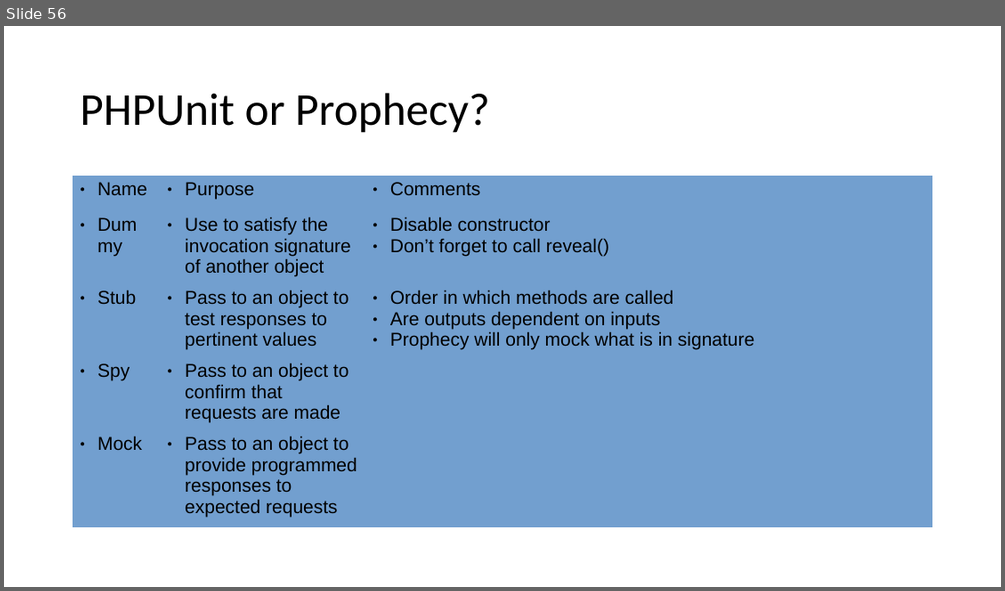
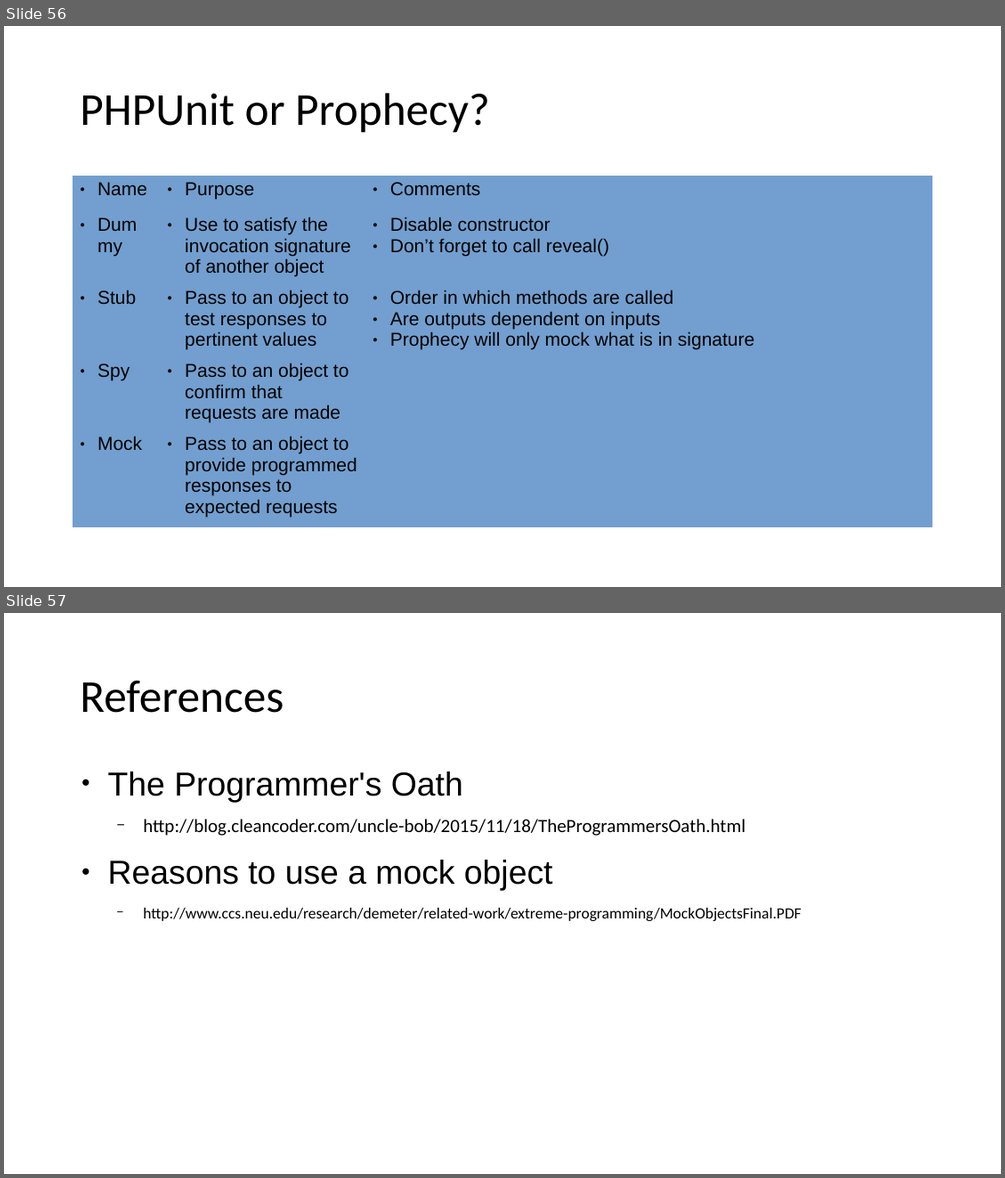
Before and after one commit to docljn/phpunit-or-prophecy-for-mocks, a slide deck: Creating Unit Test Mocks - PHPUnit or Prophecy.odp. Shown one above the other, each under a label of ours: slide 56 before the commit, slides 56 and 57 after it. The pictures are 1005x591 and 1005x1178 pixels, drawn with LibreOffice and Linux fonts; fonts in the diff are those of the drawing. Boxes give left, top, right and bottom in pixels: in the first picture for what was removed or moved away, otherwise in the second. Text is boxed around its words. In the diff, an @@ line names an element or a change of style, - is before the commit and + after.

```diff
--- a/Creating Unit Test Mocks - PHPUnit or Prophecy.odp
+++ b/Creating Unit Test Mocks - PHPUnit or Prophecy.odp
@@ slide 57 added at bbox=[4, 613, 1001, 1174], background #FFFFFF @@
@@ title added at bbox=[80, 680, 283, 713], 44 pt, text #000000 @@
+References
@@ text added at bbox=[108, 771, 801, 921], 15 pt, text #000000 @@
+● The Programmer's Oath
+  − http://blog.cleancoder.com/uncle-bob/2015/11/18/TheProgrammersOath.html
+● Reasons to use a mock object
+  − http://www.ccs.neu.edu/research/demeter/related-work/extreme-programming/MockObjectsFinal.PDF
```
Also in this commit, not shown: 3 slides changed.
